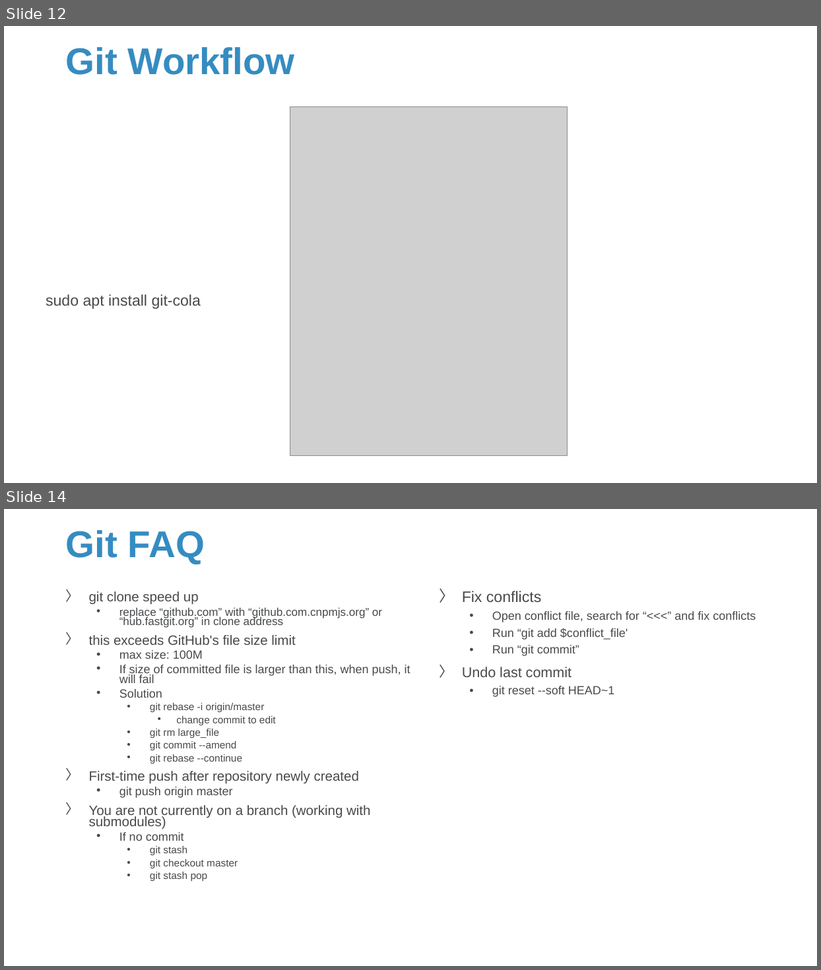
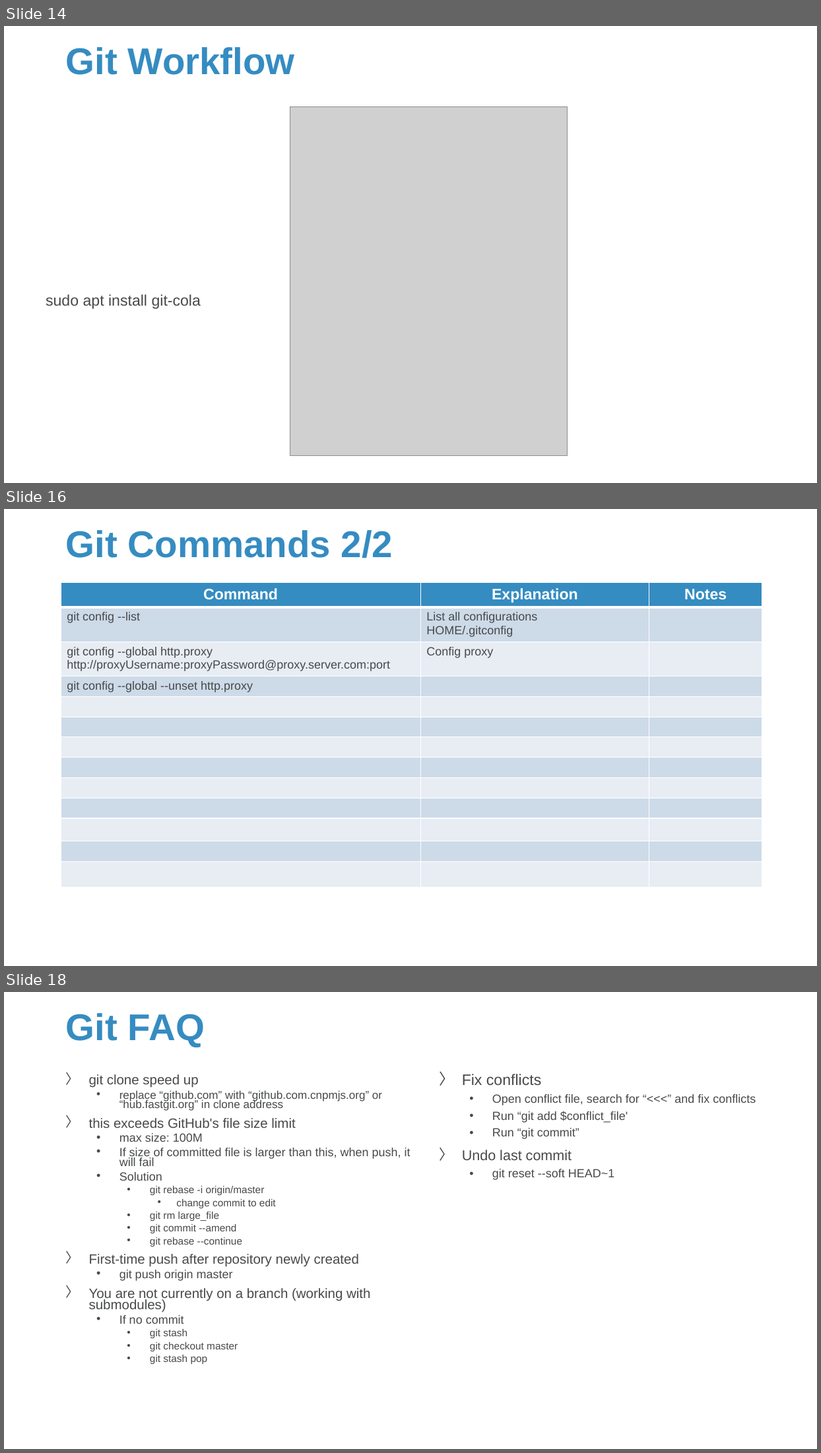
Before and after one commit to Sparks-Lu/TechNotes, a slide deck: Linux/Linux_Notes.pptx. Shown one above the other, each under a label of ours: slides 12 and 14 before the commit, slides 14, 16 and 18 after it; the slides between them are not shown. The pictures are 821x970 and 821x1453 pixels, drawn with LibreOffice and Linux fonts; fonts in the diff are those of the drawing; grey boxes stand for pictures; background and template pictures are left out. Boxes give left, top, right and bottom in pixels: in the first picture for what was removed or moved away, otherwise in the second. Text is boxed around its words. In the diff, an @@ line names an element or a change of style, - is before the commit and + after.

```diff
--- a/Linux/Linux_Notes.pptx
+++ b/Linux/Linux_Notes.pptx
@@ slide 16 added at (4,509,817,966), background picture (left out) @@
@@ title added at (66,530,393,558), 44 pt, text #358CC1, bold @@
+Git Commands 2/2
@@ table added at (61,583,762,966), 13 rows, 3 columns @@
+Command | Explanation | Notes
+git config --list | List all configurations / HOME/.gitconfig | 
+git config --global http.proxy http://proxyUsername:proxyPassword@proxy.server.com:port | Config proxy | 
+git config --global --unset http.proxy |  | 
+ |  | 
+ |  | 
+ |  | 
+ |  | 
+ |  | 
+ |  | 
+ |  | 
+ |  | 
+ |  | 
@@ what was slide 12 is now slide 14 @@
@@ what was slide 14 is now slide 18 @@
```
Also in this commit, not shown: 6 slides changed, 4 other slides added, 13 other files.
